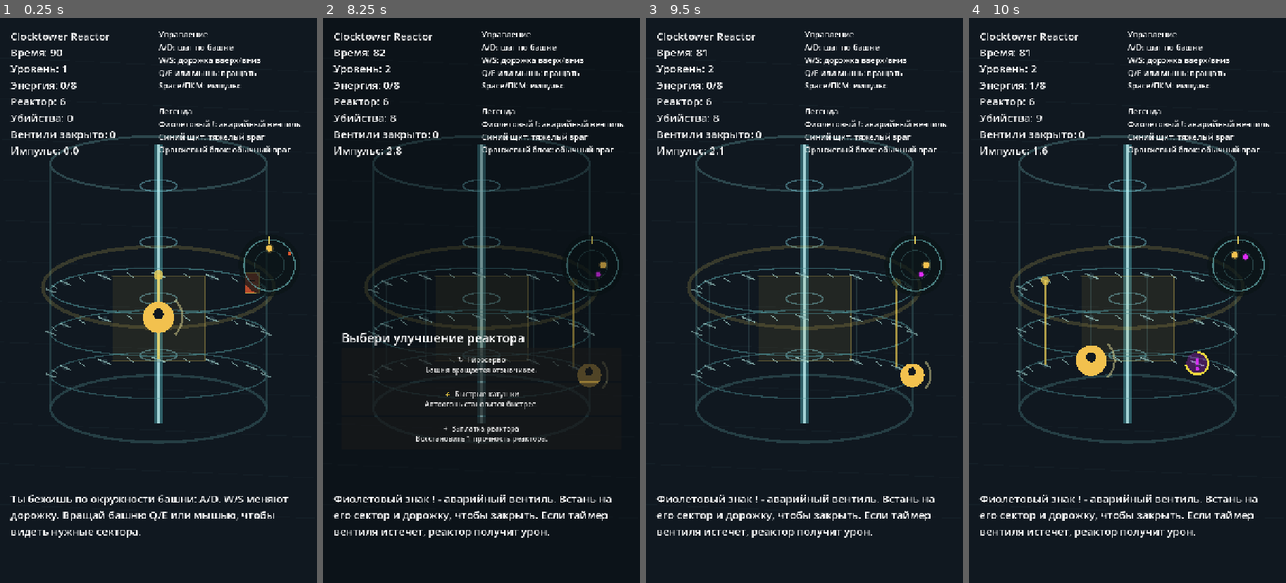
Above: before the commit, frames 1-4 (left to right).
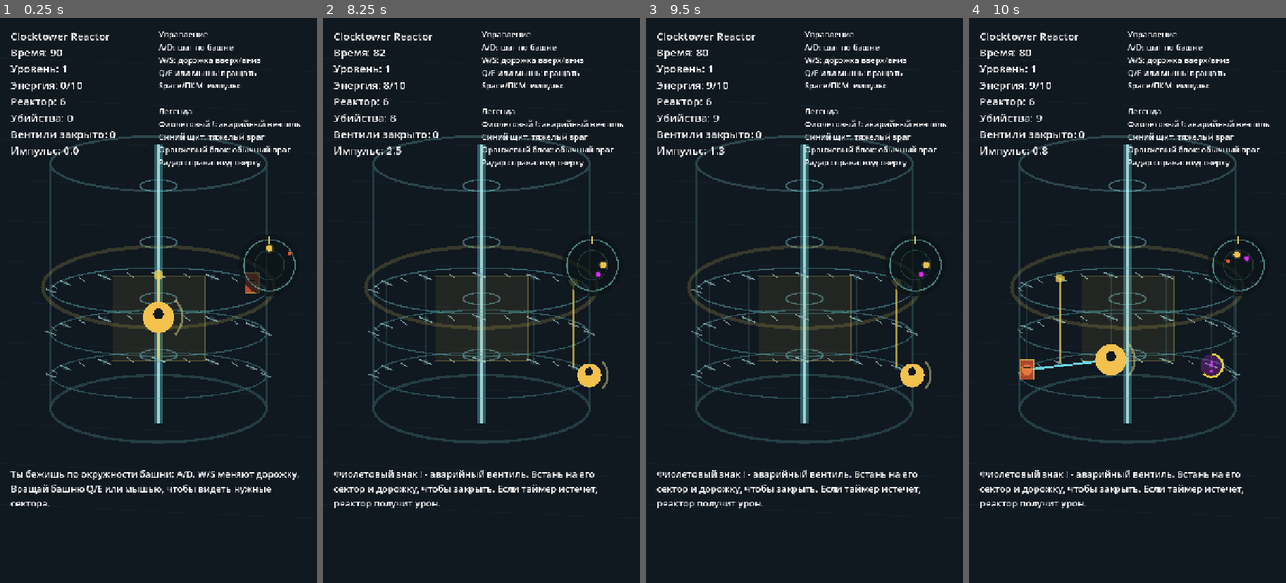
Above: after the commit, the same moments.

Repository: GeorgeYahontov/clocktower-reactor
Game: Godot game, scene res://scenes/Main.tscn
Two runs of this game, one before a commit and one after it. Both use one fixed random seed, a clock stepped at 60 frames per second and the inputs below.
Inputs (mouse positions are in pixels of both pictures, inside the frame that each line leads up to):
- Up to frame 1 (0.25 s): no input
- Up to frame 2 (8.25 s): tap Enter at 0.5, 6.5 s; move the mouse to (551, 272) at 0.52 s; hold D (move_right) 0.53-1.25 s; tap Space (pulse) at 0.6, 2.1, 3.6, 5.1, 5.75, 6.6, 8.1 s; click (551, 272) at 0.67 s; drag from (418, 328) to (465, 413) at 1.27 s; move the mouse to (513, 176) at 2.02 s; hold D (move_right) 2.03-2.75 s; click (513, 176) at 2.17 s; drag from (465, 413) to (386, 215) at 2.77 s; move the mouse to (576, 385) at 3.52 s; hold A (move_left) 3.53-4.25 s; click (576, 385) at 3.67 s; drag from (386, 215) to (433, 159) at 4.27 s; move the mouse to (497, 300) at 5.02 s; hold S (move_down) 5.03-5.75 s; click (497, 300) at 5.17 s; drag from (433, 159) to (418, 328) at 5.77 s; move the mouse to (551, 272) at 6.52 s; hold W (move_up) 6.53-7.25 s; click (551, 272) at 6.67 s; drag from (418, 328) to (465, 413) at 7.27 s; move the mouse to (513, 176) at 8.02 s; hold S (move_down) from 8.03 s (still down); click (513, 176) at 8.17 s
- Up to frame 3 (9.5 s): release S (move_down) at 8.75 s; click (804, 362) at 8.75 s, where only the run before the commit has a clickable "↻ Гиросерво Башня вращается о…"
- Up to frame 4 (10 s): tap Space (pulse) at 9.5 s; drag from (1111, 413) to (1032, 215) at 9.52 s

The runs differ from the first frame. In frame 1, 2.5% of the frame differs, in the area x 3-95%, y 11-92%; in frame 2, 7.9%, in the area x 3-94%, y 8-92%; in frame 3, 2.8%; in frame 4, 5.1%.

Commit message:
Make upgrades non-blocking

Diff:
--- a/scripts/core/Main.gd
+++ b/scripts/core/Main.gd
@@ -26,8 +26,6 @@
 
 func _unhandled_input(event: InputEvent) -> void:
 	if game_state == null:
-		return
-	if not game_state.pending_upgrade_choices.is_empty():
 		return
 
 	if event is InputEventScreenDrag:
--- a/scripts/data/GameConfig.gd
+++ b/scripts/data/GameConfig.gd
@@ -8,11 +8,11 @@
 var enemy_step_speed := 0.75
 var manual_rotation_speed := 4.0
 var drag_rotation_sensitivity := 0.018
-var energy_per_level := 8
+var energy_per_level := 10
 var run_duration := 90.0
 var reactor_integrity := 6
 var enemy_contact_damage := 1
-var upgrade_choice_count := 3
+var upgrade_choice_count := 2
 var lane_target_weight := 1.35
 
 var vent_spawn_interval := 9.0
--- a/scripts/presentation/TowerRenderer.gd
+++ b/scripts/presentation/TowerRenderer.gd
@@ -14,6 +14,7 @@
 		return
 
 	_draw_background()
+	_draw_reactor_status_glow()
 	_draw_tower_shell()
 	_draw_front_work_zone()
 	_draw_lane_rings()
@@ -36,6 +37,18 @@
 		var y := 90.0 + float(i) * 92.0
 		draw_line(Vector2(0.0, y), Vector2(720.0, y + 32.0), Color(0.12, 0.18, 0.21, 0.28), 2.0)
 
+func _draw_reactor_status_glow() -> void:
+	var viewport_size: Vector2 = get_viewport_rect().size
+	var integrity_ratio: float = float(state.reactor_integrity) / maxf(1.0, float(state.max_reactor_integrity))
+	if integrity_ratio <= 0.42 and state.run_status == "running":
+		var danger_alpha: float = lerpf(0.08, 0.22, 1.0 - integrity_ratio)
+		draw_rect(Rect2(Vector2.ZERO, viewport_size), Color(0.95, 0.12, 0.10, danger_alpha))
+		draw_rect(Rect2(Vector2(8.0, 8.0), viewport_size - Vector2(16.0, 16.0)), Color(1.0, 0.18, 0.12, 0.40), false, 8.0)
+
+	if not state.pending_upgrade_choices.is_empty() and state.run_status == "running":
+		var panel_rect := Rect2(Vector2(0.0, 1088.0), Vector2(viewport_size.x, 192.0))
+		draw_rect(panel_rect, Color(0.95, 0.72, 0.24, 0.11))
+		draw_line(Vector2(34.0, 1114.0), Vector2(viewport_size.x - 34.0, 1114.0), Color(0.95, 0.82, 0.36, 0.34), 3.0)
 func _draw_tower_shell() -> void:
 	var center: Vector2 = projector.center
 	var top_center := Vector2(center.x, 330.0)
@@ -234,7 +247,7 @@
 func _radar_angle(sector: int, sector_count: int) -> float:
 	return ((float(sector) - state.tower_rotation) / float(sector_count)) * TAU - PI * 0.5
 func _draw_result_overlay() -> void:
-	if state.run_status == "running" and state.pending_upgrade_choices.is_empty():
+	if state.run_status == "running":
 		return
 	var viewport_size: Vector2 = get_viewport_rect().size
 	var alpha: float = 0.68 if state.run_status != "running" else 0.34
--- a/scripts/simulation/GameState.gd
+++ b/scripts/simulation/GameState.gd
@@ -60,9 +60,6 @@
 	if run_status != "running":
 		_tick_effects(delta)
 		return
-	if not pending_upgrade_choices.is_empty():
-		_tick_effects(delta)
-		return
 
 	run_time += delta
 	_spawn_timer -= delta
@@ -114,7 +111,7 @@
 	tower_rotation = wrapf(tower_rotation + delta_rotation, 0.0, float(config.sector_count))
 
 func use_pulse() -> void:
-	if run_status != "running" or not pending_upgrade_choices.is_empty():
+	if run_status != "running":
 		return
 	if pulse_cooldown_remaining > 0.0:
 		return
@@ -146,7 +143,7 @@
 
 func collect_energy(amount: int) -> void:
 	energy += amount
-	if energy >= config.energy_per_level:
+	if energy >= config.energy_per_level and pending_upgrade_choices.is_empty():
 		energy -= config.energy_per_level
 		level += 1
 		pending_upgrade_choices = UpgradeCatalog.pick_choices(config.upgrade_choice_count, level + kills)
--- a/scripts/ui/Hud.gd
+++ b/scripts/ui/Hud.gd
@@ -7,7 +7,8 @@
 var label: Label
 var tutorial: Label
 var controls_legend: Label
-var upgrade_panel: VBoxContainer
+var upgrade_title: Label
+var upgrade_panel: HBoxContainer
 var restart_button: Button
 
 func bind(game_state) -> void:
@@ -19,28 +20,37 @@
 
 	controls_legend = Label.new()
 	controls_legend.position = Vector2(360.0, 24.0)
-	controls_legend.size = Vector2(336.0, 270.0)
+	controls_legend.size = Vector2(336.0, 300.0)
 	controls_legend.autowrap_mode = TextServer.AUTOWRAP_WORD_SMART
 	controls_legend.add_theme_font_size_override("font_size", 18)
-	controls_legend.text = "Управление\nA/D: шаг по башне\nW/S: дорожка вверх/вниз\nQ/E или мышь: вращать\nSpace/ПКМ: импульс\n\nЛегенда\nФиолетовый !: аварийный вентиль\nСиний щит: тяжелый враг\nОранжевый блок: обычный враг"
+	controls_legend.text = "Управление\nA/D: шаг по башне\nW/S: дорожка вверх/вниз\nQ/E или мышь: вращать\nSpace/ПКМ: импульс\n\nЛегенда\nФиолетовый !: аварийный вентиль\nСиний щит: тяжелый враг\nОранжевый блок: обычный враг\nРадар справа: вид сверху"
 	add_child(controls_legend)
 
 	tutorial = Label.new()
-	tutorial.position = Vector2(24.0, 1072.0)
-	tutorial.size = Vector2(672.0, 180.0)
+	tutorial.position = Vector2(24.0, 1018.0)
+	tutorial.size = Vector2(672.0, 94.0)
 	tutorial.autowrap_mode = TextServer.AUTOWRAP_WORD_SMART
-	tutorial.add_theme_font_size_override("font_size", 24)
+	tutorial.add_theme_font_size_override("font_size", 21)
 	add_child(tutorial)
 
-	upgrade_panel = VBoxContainer.new()
-	upgrade_panel.position = Vector2(42.0, 705.0)
-	upgrade_panel.size = Vector2(636.0, 320.0)
+	upgrade_title = Label.new()
+	upgrade_title.position = Vector2(24.0, 1120.0)
+	upgrade_title.size = Vector2(672.0, 24.0)
+	upgrade_title.add_theme_font_size_override("font_size", 18)
+	upgrade_title.text = "Быстрый апгрейд - выбери на ходу"
+	upgrade_title.visible = false
+	add_child(upgrade_title)
+
+	upgrade_panel = HBoxContainer.new()
+	upgrade_panel.position = Vector2(24.0, 1148.0)
+	upgrade_panel.size = Vector2(672.0, 104.0)
+	upgrade_panel.add_theme_constant_override("separation", 12)
 	upgrade_panel.visible = false
 	add_child(upgrade_panel)
 
 	restart_button = Button.new()
 	restart_button.text = "Начать заново"
-	restart_button.position = Vector2(250.0, 1010.0)
+	restart_button.position = Vector2(250.0, 1128.0)
 	restart_button.size = Vector2(220.0, 64.0)
 	restart_button.visible = false
 	restart_button.pressed.connect(func() -> void:
@@ -73,11 +83,11 @@
 	elif state.run_time < 8.0:
 		tutorial.text = "Ты бежишь по окружности башни: A/D. W/S меняют дорожку. Вращай башню Q/E или мышью, чтобы видеть нужные сектора."
 	elif state.run_time < 18.0:
-		tutorial.text = "Фиолетовый знак ! - аварийный вентиль. Встань на его сектор и дорожку, чтобы закрыть. Если таймер вентиля истечет, реактор получит урон."
+		tutorial.text = "Фиолетовый знак ! - аварийный вентиль. Встань на его сектор и дорожку, чтобы закрыть. Если таймер истечет, реактор получит урон."
 	elif state.run_time < 28.0:
 		tutorial.text = "Синие щиты - тяжелые враги: они медленные, но живучие. Space или ПКМ дает импульс рядом с тобой и помогает в критический момент."
 	else:
-		tutorial.text = "Выживи до конца таймера: закрывай вентили, держи врагов под автоогнем и выбирай улучшения, когда энергия заполнится."
+		tutorial.text = "Выживи до конца таймера: закрывай вентили, держи врагов под автоогнем и выбирай компактные улучшения без остановки забега."
 
 	_refresh_upgrade_panel()
 	restart_button.visible = state.run_status != "running"
@@ -86,29 +96,47 @@
 	if upgrade_panel == null:
 		return
 
-	var has_choices: bool = not state.pending_upgrade_choices.is_empty()
+	var has_choices: bool = not state.pending_upgrade_choices.is_empty() and state.run_status == "running"
 	upgrade_panel.visible = has_choices
+	upgrade_title.visible = has_choices
 	if not has_choices:
 		for child in upgrade_panel.get_children():
 			child.queue_free()
 		return
 
-	if upgrade_panel.get_child_count() == state.pending_upgrade_choices.size() + 1:
+	if upgrade_panel.get_child_count() == state.pending_upgrade_choices.size():
 		return
 
 	for child in upgrade_panel.get_children():
 		child.queue_free()
 
-	var title := Label.new()
-	title.text = "Выбери улучшение реактора"
-	title.add_theme_font_size_override("font_size", 28)
-	upgrade_panel.add_child(title)
-
 	for upgrade in state.pending_upgrade_choices:
 		var button := Button.new()
 		button.text = "%s  %s\n%s" % [upgrade["icon"], upgrade["title"], upgrade["description"]]
-		button.custom_minimum_size = Vector2(620.0, 74.0)
+		button.custom_minimum_size = Vector2(330.0, 92.0)
+		button.add_theme_font_size_override("font_size", 15)
+		button.add_theme_stylebox_override("normal", _make_upgrade_style(Color(0.07, 0.13, 0.15, 0.92), Color(0.36, 0.72, 0.72, 0.72)))
+		button.add_theme_stylebox_override("hover", _make_upgrade_style(Color(0.10, 0.18, 0.19, 0.96), Color(0.95, 0.82, 0.36, 0.90)))
+		button.add_theme_stylebox_override("pressed", _make_upgrade_style(Color(0.13, 0.23, 0.22, 1.0), Color(0.52, 1.0, 0.78, 0.95)))
 		button.pressed.connect(func(upgrade_id := String(upgrade["id"])) -> void:
 			upgrade_selected.emit(upgrade_id)
 		)
 		upgrade_panel.add_child(button)
+
+func _make_upgrade_style(fill: Color, border: Color) -> StyleBoxFlat:
+	var style := StyleBoxFlat.new()
+	style.bg_color = fill
+	style.border_color = border
+	style.border_width_left = 2
+	style.border_width_top = 2
+	style.border_width_right = 2
+	style.border_width_bottom = 2
+	style.corner_radius_top_left = 8
+	style.corner_radius_top_right = 8
+	style.corner_radius_bottom_left = 8
+	style.corner_radius_bottom_right = 8
+	style.content_margin_left = 12
+	style.content_margin_right = 12
+	style.content_margin_top = 8
+	style.content_margin_bottom = 8
+	return style
Not shown, changed: docs/00-devlog.md
Not shown, changed: docs/05-current-gameplay.md
